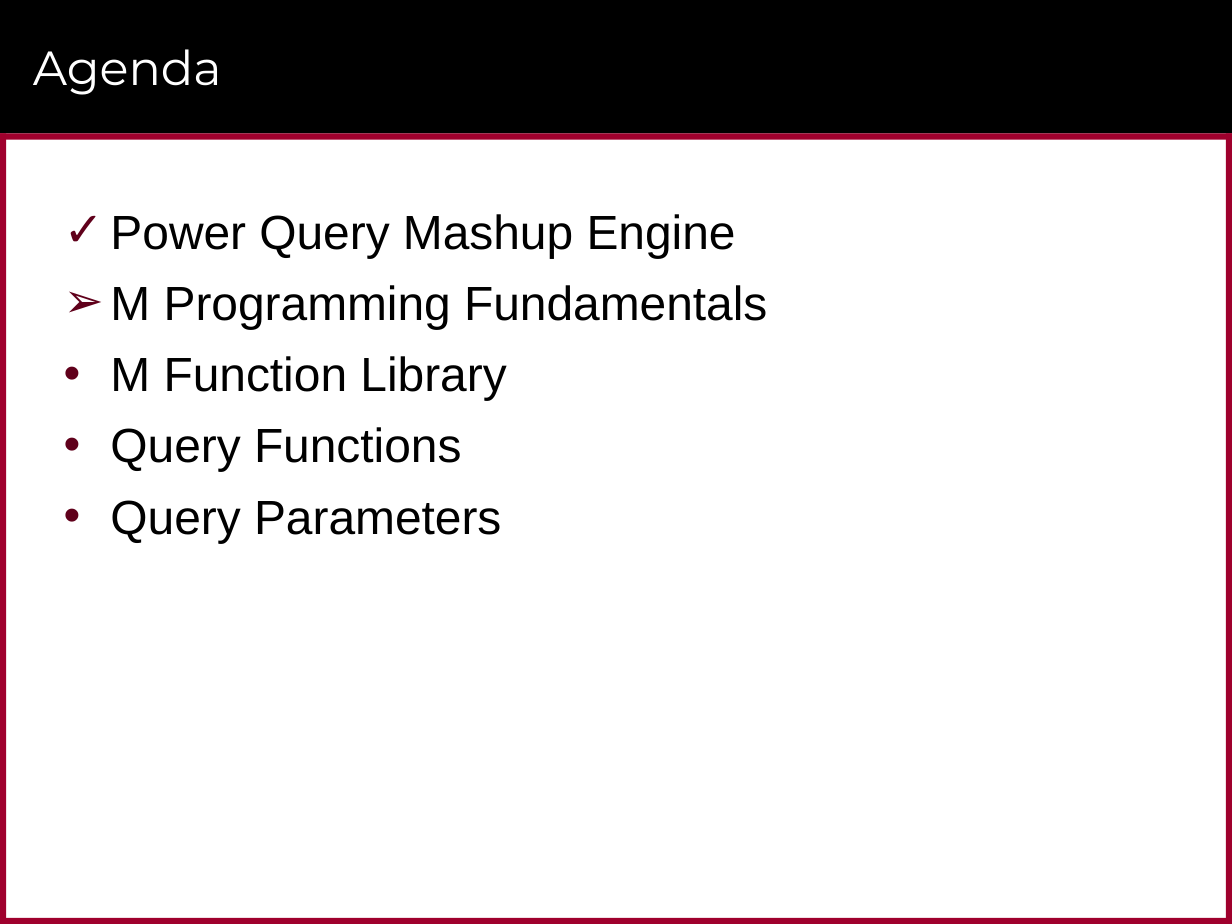
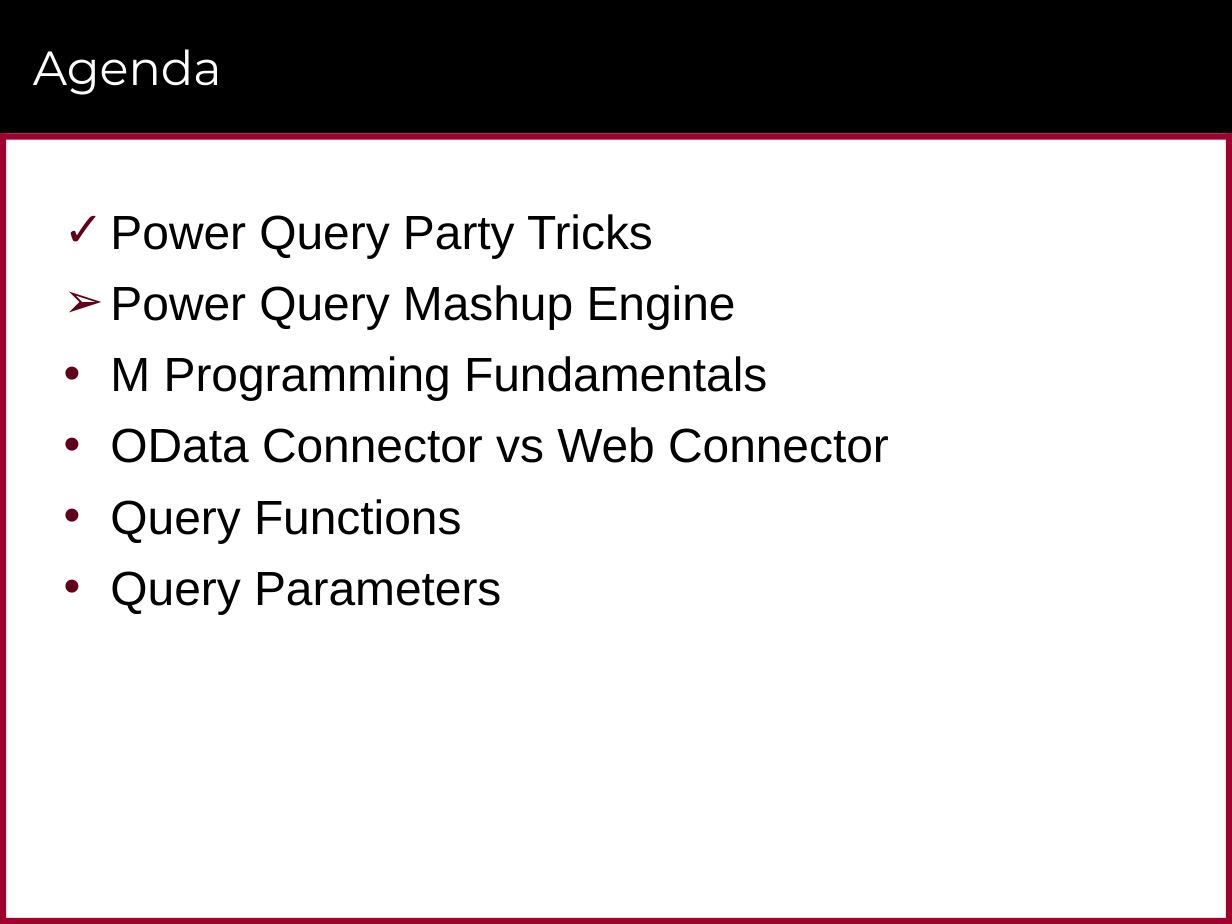
Before and after one commit to CriticalPathTraining/Intro2M, a slide deck: slide 7 of Advanced Query Design.pptx (slide 12 before the commit). Drawn at 1232x924 pixels with LibreOffice and Linux fonts; fonts in the diff are those of the drawing; background and template pictures are left out. Boxes give left, top, right and bottom in pixels: in the first picture for what was removed or moved away, otherwise in the second. Text is boxed around its words. In the diff, an @@ line names an element or a change of style, - is before the commit and + after.

```diff
--- a/Advanced Query Design.pptx
+++ b/Advanced Query Design.pptx
@@ text at (110, 214, 653, 258): paragraph added @@
+✓ Power Query Party Tricks
@@ text at (110, 285, 767, 400): bullet ✓ to ➢; bullet ➢ to • @@
@@ text at (110, 427, 889, 463): text changed @@
-• M Function Library
+• OData Connector vs Web Connector
```
Also in this commit, not shown: 11 other slides changed, 2 slides added, 4 other files.
